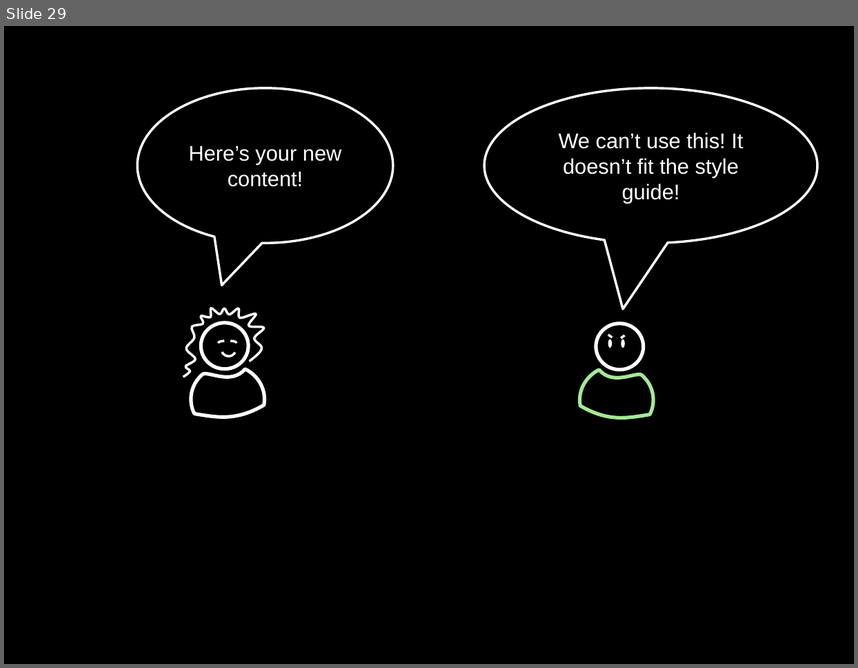
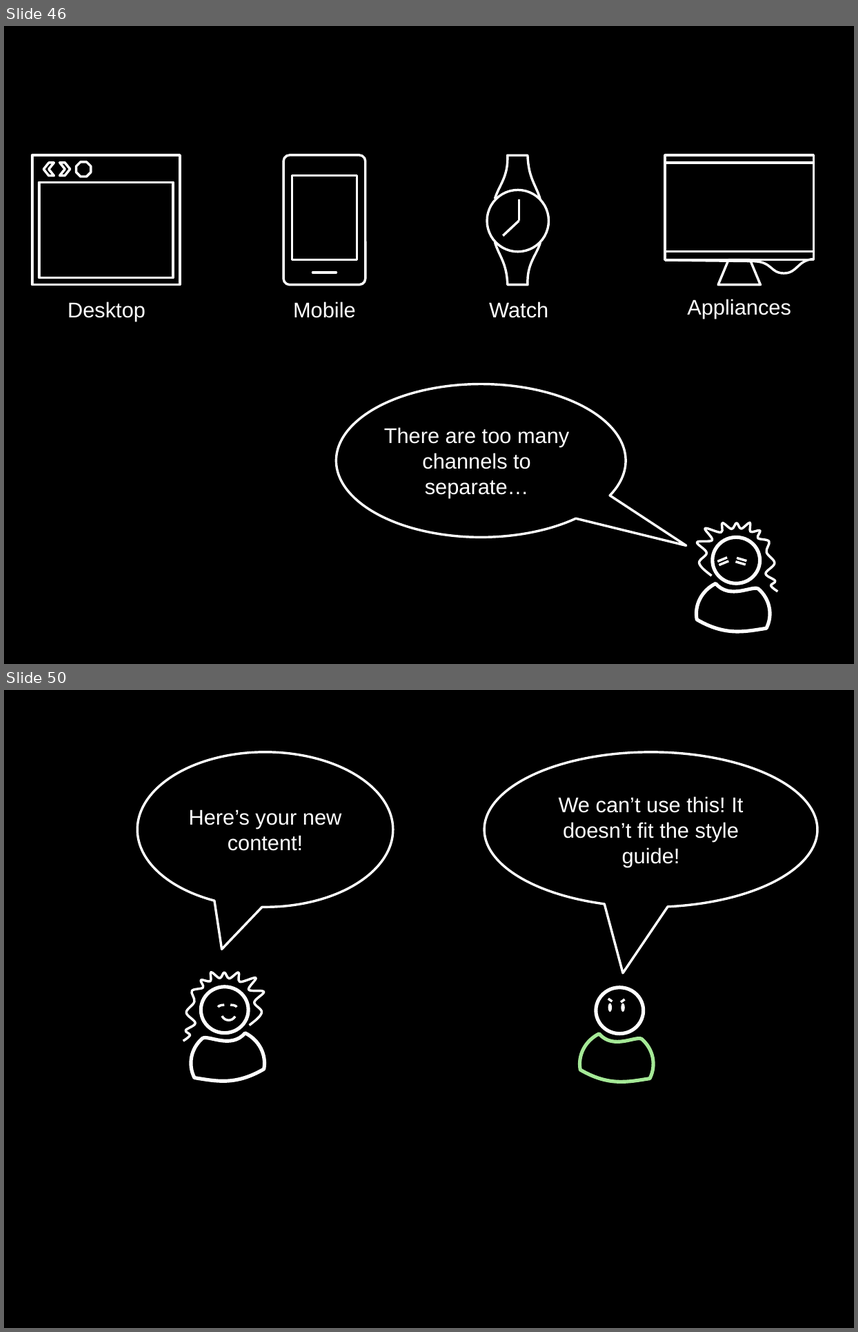
Before and after one commit to socketwench/introToContentTypes, a slide deck: src/introToContentTypes.pptx. Shown one above the other, each under a label of ours: slide 29 before the commit, slides 46 and 50 after it; the slides between them are not shown. The pictures are 858x668 and 858x1332 pixels, drawn with LibreOffice and Linux fonts; fonts in the diff are those of the drawing. Boxes give left, top, right and bottom in pixels: in the first picture for what was removed or moved away, otherwise in the second. Text is boxed around its words. In the diff, an @@ line names an element or a change of style, - is before the commit and + after.

```diff
--- a/src/introToContentTypes.pptx
+++ b/src/introToContentTypes.pptx
@@ slide 46 added at [4,26,854,664], background #000000 @@
@@ group added at [32,155,180,321]: 2 rectangles, 2 chevrons, 1 octagon, 1 text @@
+Desktop
@@ group added at [283,155,366,318]: 1 rounded rectangle, 1 rectangle, 1 line, 1 text @@
+Mobile
@@ group added at [487,155,549,318]: 2 lines, 2 freeform shapes, 1 ellipse, 1 text @@
+Watch
@@ group added at [665,155,814,318]: 2 rectangles, 1 freeform shape, 1 trapezoid, 1 text @@
+Appliances
@@ speech bubble added at [337,384,626,537], outline #FFFFFF 2 pt, 18 pt, text #FFFFFF @@
+There are too many channels to separate…
@@ freeform shape added at [697,522,777,591], outline #FFFFFF 2 pt @@
@@ ellipse added at [713,537,760,583], outline #FFFFFF 3 pt @@
@@ line added from (718, 561) to (727, 557), #FFFFFF 2 pt @@
@@ line added from (719, 565) to (728, 561), #FFFFFF 2 pt @@
@@ line added from (736, 561) to (745, 564), #FFFFFF 2 pt @@
@@ line added from (737, 557) to (747, 561), #FFFFFF 2 pt @@
@@ freeform shape added at [697,583,771,631], outline #FFFFFF 3 pt @@
@@ what was slide 29 is now slide 50 @@
```
Also in this commit, not shown: 1 slide changed, 19 other slides added, 15 other files.
